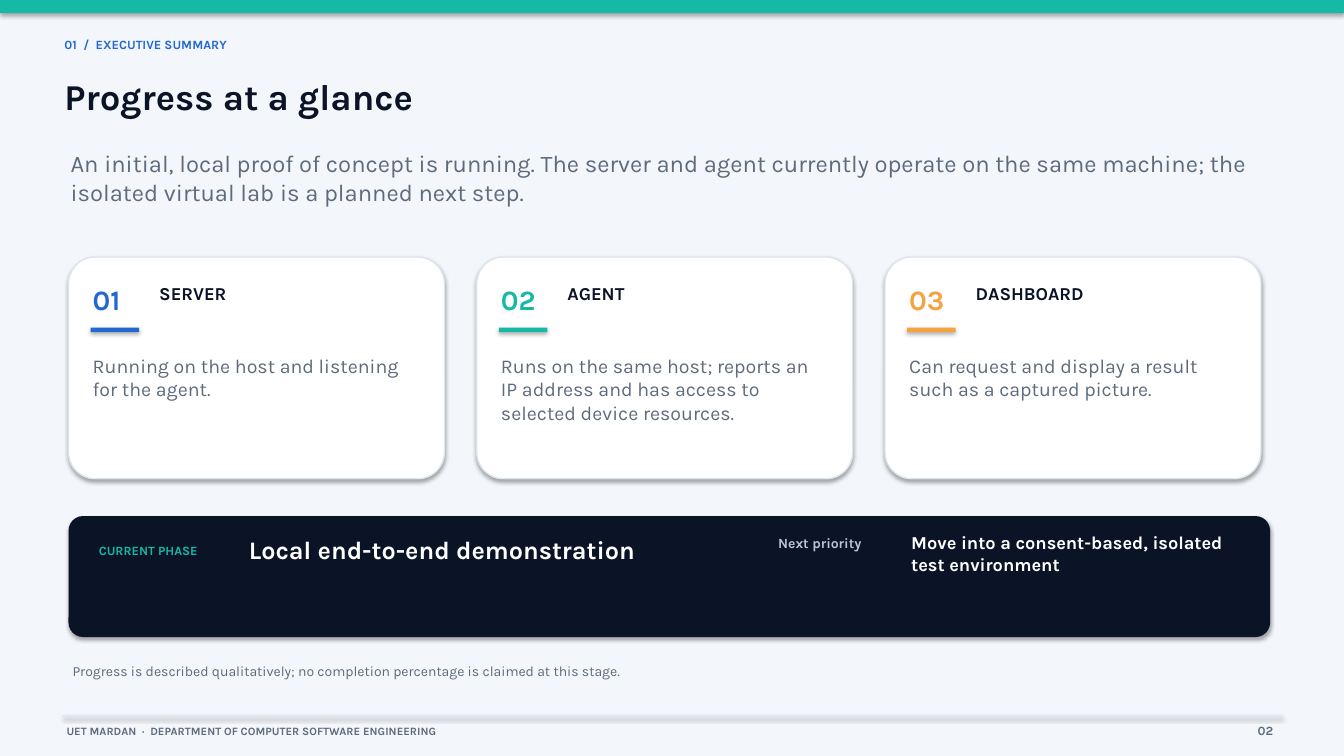
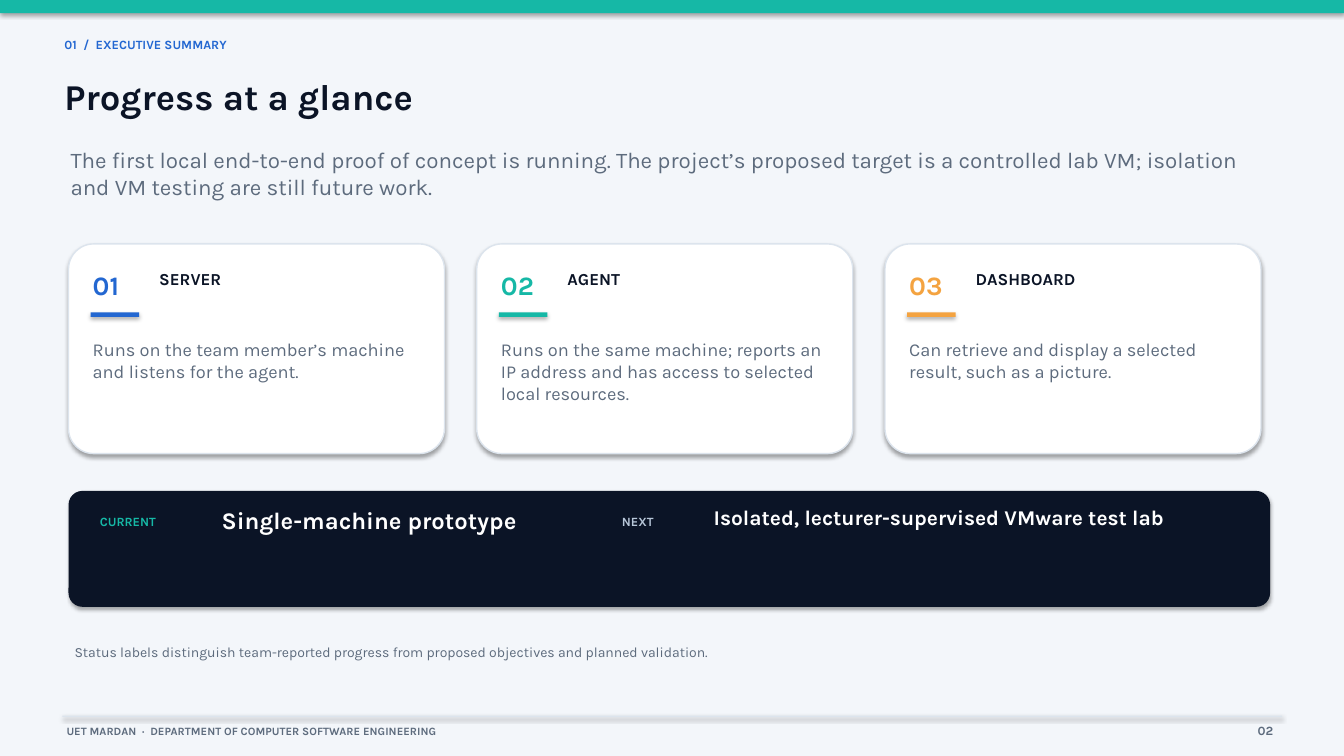
Before and after one commit to Zainullahwardag/Chatbot, a slide deck: slide 2 of deliverables/FYP_First_Progress_Report.pptx. Drawn at 1344x756 pixels with LibreOffice and Linux fonts; fonts in the diff are those of the drawing. Boxes give left, top, right and bottom in pixels: in the first picture for what was removed or moved away, otherwise in the second. Text is boxed around its words. In the diff, an @@ line names an element or a change of style, - is before the commit and + after.

Commit message:
Align progress report with FYP proposal

```diff
--- a/deliverables/FYP_First_Progress_Report.pptx
+++ b/deliverables/FYP_First_Progress_Report.pptx
@@ text at [71, 152, 1237, 201]: text changed; size 17 to 16 pt @@
-An initial, local proof of concept is running. The server and agent currently operate on the same machine; the isolated virtual lab is a planned next step.
+The first local end-to-end proof of concept is running. The project’s proposed target is a controlled lab VM; isolation and VM testing are still future work.
@@ rounded rectangle: place and size @@
-rounded rectangle at [69, 257, 445, 479]
+rounded rectangle at [69, 244, 445, 454]
@@ rounded rectangle: place and size @@
-rounded rectangle at [477, 257, 853, 479]
+rounded rectangle at [477, 244, 853, 454]
@@ rounded rectangle: place and size @@
-rounded rectangle at [885, 257, 1261, 479]
+rounded rectangle at [885, 244, 1261, 454]
@@ size 20 to 19 pt in 3 elements at [93, 277, 119, 296], [501, 277, 534, 296], [909, 277, 942, 296] @@
@@ size 13 to 12 pt in 3 elements at [159, 274, 221, 286], [567, 274, 620, 286], [976, 274, 1076, 286] @@
@@ 6 texts, 3 rectangles: place and size @@
-6 texts, 3 rectangles at [91, 288, 1084, 332]
+6 texts, 3 rectangles at [91, 274, 1076, 317]
@@ text at [93, 343, 404, 383]: text changed; size 14 to 13 pt @@
-Running on the host and listening for the agent.
+Runs on the team member’s machine and listens for the agent.
@@ text at [501, 343, 821, 400]: text changed; size 14 to 13 pt @@
-Runs on the same host; reports an IP address and has access to selected device resources.
+Runs on the same machine; reports an IP address and has access to selected local resources.
@@ text at [909, 343, 1197, 383]: text changed; size 14 to 13 pt @@
-Can request and display a result such as a captured picture.
+Can retrieve and display a selected result, such as a picture.
@@ rounded rectangle: place and size @@
-rounded rectangle at [69, 516, 1270, 637]
+rounded rectangle at [69, 491, 1270, 607]
@@ text at [100, 517, 156, 526]: text changed @@
-CURRENT PHASE
+CURRENT
@@ text at [222, 512, 517, 535]: text changed; size 18 to 17 pt @@
-Local end-to-end demonstration
+Single-machine prototype
@@ text at [622, 518, 654, 526]: text changed; size 10 to 9 pt @@
-Next priority
+NEXT
@@ text at [714, 510, 1164, 530]: text changed; size 13 to 15 pt @@
-Move into a consent-based, isolated test environment
+Isolated, lecturer-supervised VMware test lab
@@ text at [75, 647, 708, 661]: text changed @@
-Progress is described qualitatively; no completion percentage is claimed at this stage.
+Status labels distinguish team-reported progress from proposed objectives and planned validation.
```
Also in this commit, not shown: 2 other slides changed, 9 slides added, 7 slides removed.
